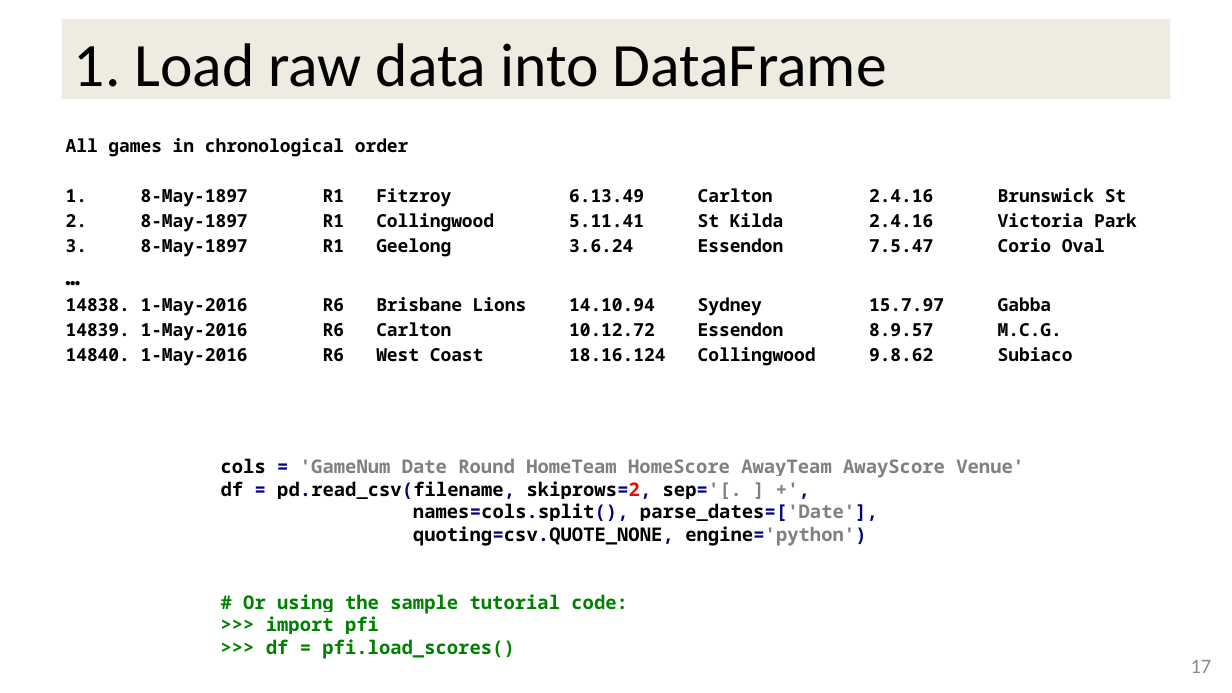
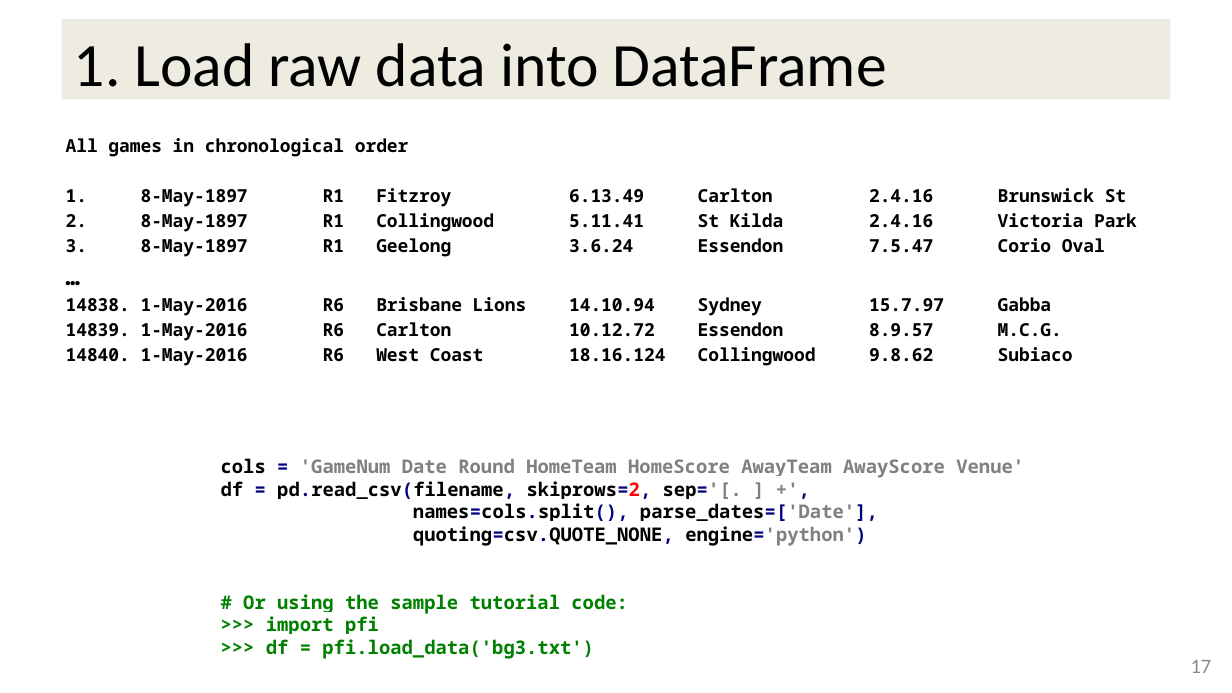
Before and after one commit to stevesimmons/PyDataDC2016-PandasFromTheInside, a slide deck: slide 18 of pfi.pptx. Drawn at 1232x693 pixels with LibreOffice and Linux fonts; fonts in the diff are those of the drawing. Boxes give left, top, right and bottom in pixels: in the first picture for what was removed or moved away, otherwise in the second. Text is boxed around its words. In the diff, an @@ line names an element or a change of style, - is before the commit and + after.

Commit message:
Final PyData DC slides

```diff
--- a/pfi.pptx
+++ b/pfi.pptx
@@ text at bbox=[266, 639, 594, 659]: text changed @@
->>> df = pfi.load_scores()
+>>> df = pfi.load_data('bg3.txt')
```
Also in this commit, not shown: 8 other slides changed, 2 slides added, 1 other file.
